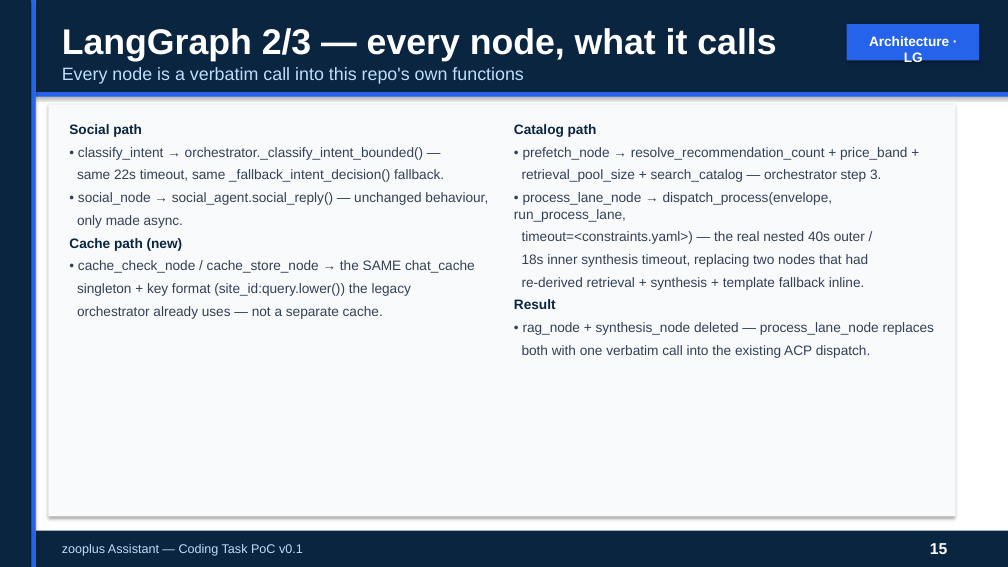
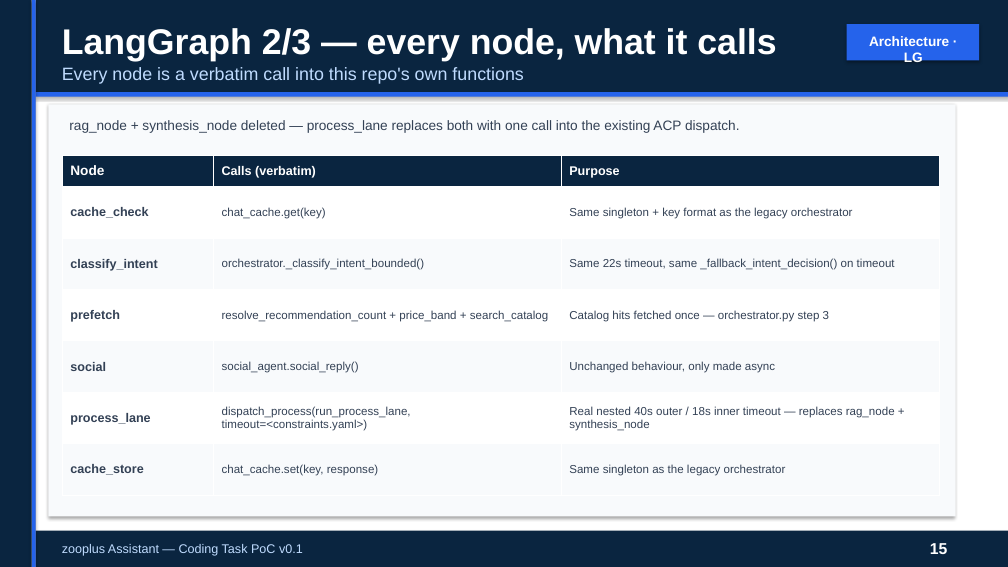
Before and after one commit to peluzzza/PoCAssistantZooplus, a slide deck: slide 15 of docs/deliverables/v0.1/zooplus-assistant-interview-15min-pro.pptx. Drawn at 1008x567 pixels with LibreOffice and Linux fonts; fonts in the diff are those of the drawing. Boxes give left, top, right and bottom in pixels: in the first picture for what was removed or moved away, otherwise in the second. Text is boxed around its words. In the diff, an @@ line names an element or a change of style, - is before the commit and + after.

Commit message:
docs(ppt): replace LangGraph slide bullets with real visuals — flowchart diagram, node table, bar chart + callout cards

```diff
--- a/docs/deliverables/v0.1/zooplus-assistant-interview-15min-pro.pptx
+++ b/docs/deliverables/v0.1/zooplus-assistant-interview-15min-pro.pptx
@@ text at (69, 120, 740, 133): text changed @@
-Social path
-• classify_intent → orchestrator._classify_intent_bounded() —
-same 22s timeout, same _fallback_intent_decision() fallback.
-• social_node → social_agent.social_reply() — unchanged behaviour,
-only made async.
-Cache path (new)
-• cache_check_node / cache_store_node → the SAME chat_cache
-singleton + key format (site_id:query.lower()) the legacy
-orchestrator already uses — not a separate cache.
+rag_node + synthesis_node deleted — process_lane replaces both with one call into the existing ACP dispatch.
@@ text removed at (514, 124, 935, 358) @@
-Catalog path
-• prefetch_node → resolve_recommendation_count + price_band +
-retrieval_pool_size + search_catalog — orchestrator step 3.
-• process_lane_node → dispatch_process(envelope, run_process_lane,
-timeout=<constraints.yaml>) — the real nested 40s outer /
-18s inner synthesis timeout, replacing two nodes that had
-re-derived retrieval + synthesis + template fallback inline.
-Result
-• rag_node + synthesis_node deleted — process_lane_node replaces
-both with one verbatim call into the existing ACP dispatch.
@@ table added at (62, 155, 939, 495), 7 rows, 3 columns @@
+Node | Calls (verbatim) | Purpose
+cache_check | chat_cache.get(key) | Same singleton + key format as the legacy orchestrator
+classify_intent | orchestrator._classify_intent_bounded() | Same 22s timeout, same _fallback_intent_decision() on timeout
+prefetch | resolve_recommendation_count + price_band + search_catalog | Catalog hits fetched once — orchestrator.py step 3
+social | social_agent.social_reply() | Unchanged behaviour, only made async
+process_lane | dispatch_process(run_process_lane, timeout=<constraints.yaml>) | Real nested 40s outer / 18s inner timeout — replaces rag_node + synthesis_node
+cache_store | chat_cache.set(key, response) | Same singleton as the legacy orchestrator
```
Also in this commit, not shown: 2 other slides changed, 1 other file.
